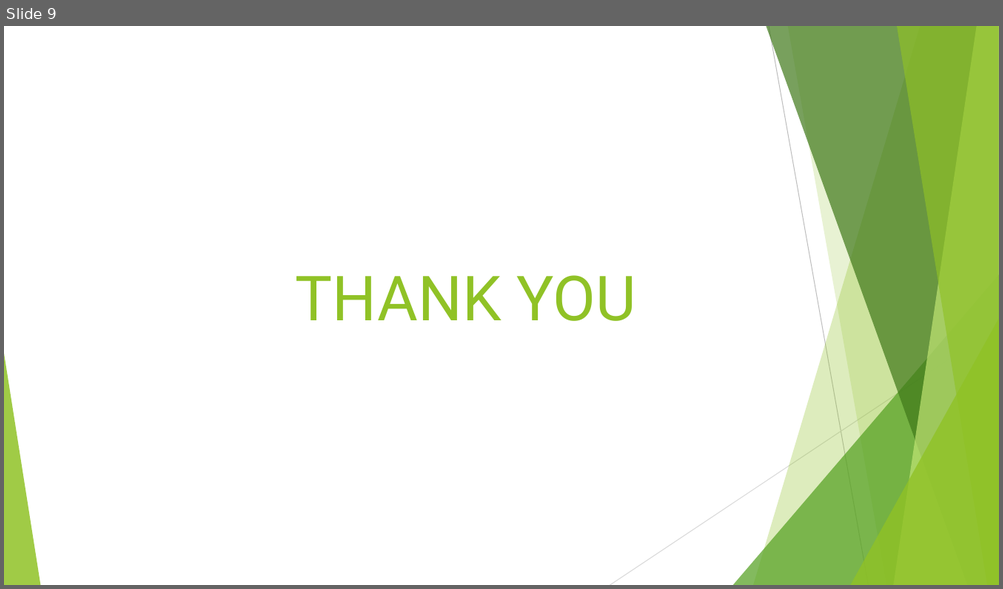
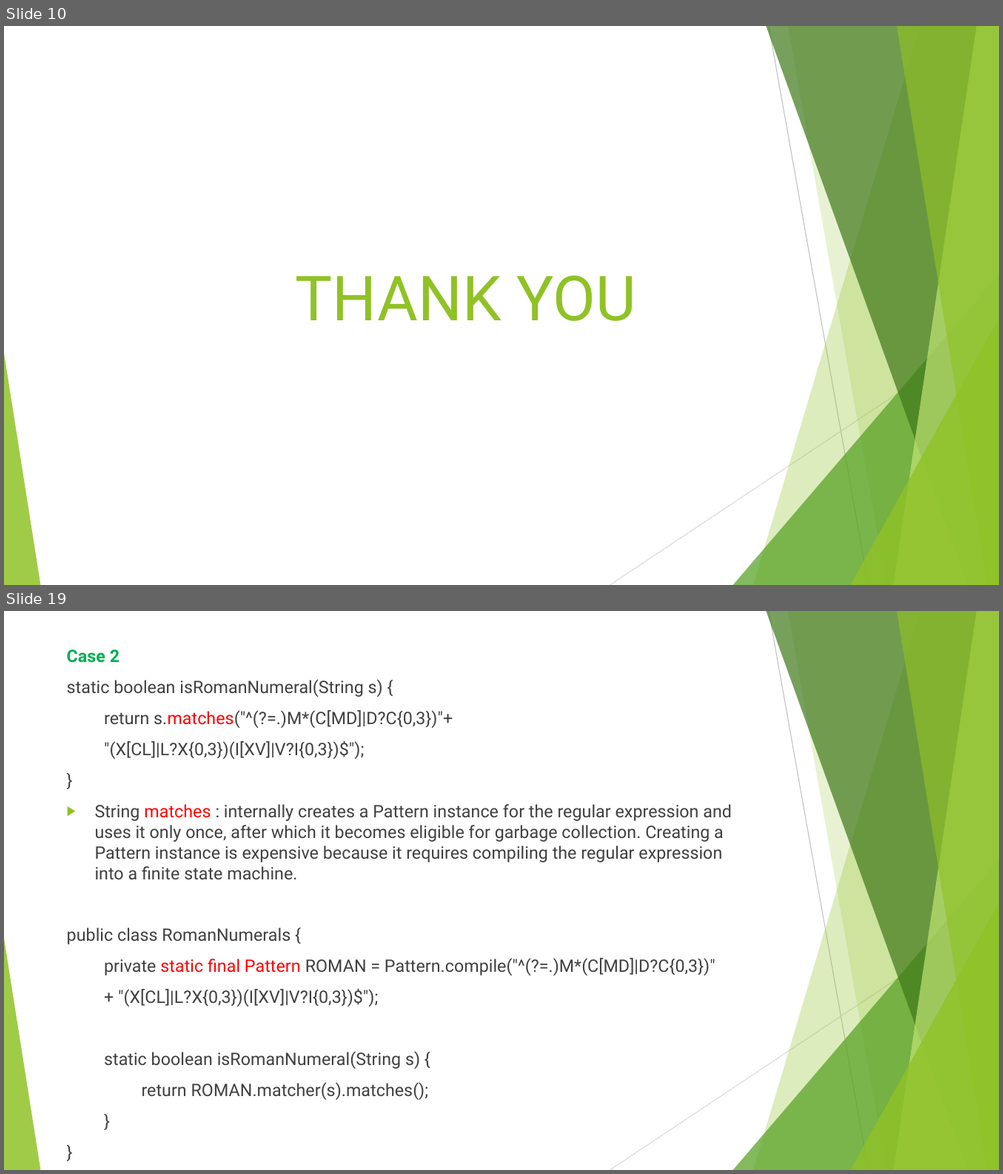
Before and after one commit to chinthanabt/EffectiveJava, a slide deck: EffectiveJava.pptx. Shown one above the other, each under a label of ours: slide 9 before the commit, slides 10 and 19 after it; the slides between them are not shown. The pictures are 1003x589 and 1003x1174 pixels, drawn with LibreOffice and Linux fonts; fonts in the diff are those of the drawing. Boxes give left, top, right and bottom in pixels: in the first picture for what was removed or moved away, otherwise in the second. Text is boxed around its words. In the diff, an @@ line names an element or a change of style, - is before the commit and + after.

Commit message:
modified

```diff
--- a/EffectiveJava.pptx
+++ b/EffectiveJava.pptx
@@ slide 19 added at (4,611,999,1170), background #FFFFFF; not listed: 10 template elements that a slide beside it also shows @@
@@ text added at (67,649,731,1100), 16.6 pt, text #404040 @@
+Case 2
+static boolean isRomanNumeral(String s) {
+return s.matches("^(?=.)M*(C[MD]|D?C{0,3})"+
+"(X[CL]|L?X{0,3})(I[XV]|V?I{0,3})$");
+}
+▶ String matches : internally creates a Pattern instance for the regular expression and uses it only once, after which it becomes eligible for garbage collection. Creating a Pattern instance is expensive because it requires compiling the regular expression into a finite state machine.
+public class RomanNumerals {
+private static final Pattern ROMAN = Pattern.compile("^(?=.)M*(C[MD]|D?C{0,3})"
++ "(X[CL]|L?X{0,3})(I[XV]|V?I{0,3})$");
+static boolean isRomanNumeral(String s) {
+return ROMAN.matcher(s).matches();
+}
+}
@@ what was slide 9 is now slide 10 @@
```
Also in this commit, not shown: 11 other slides added.
